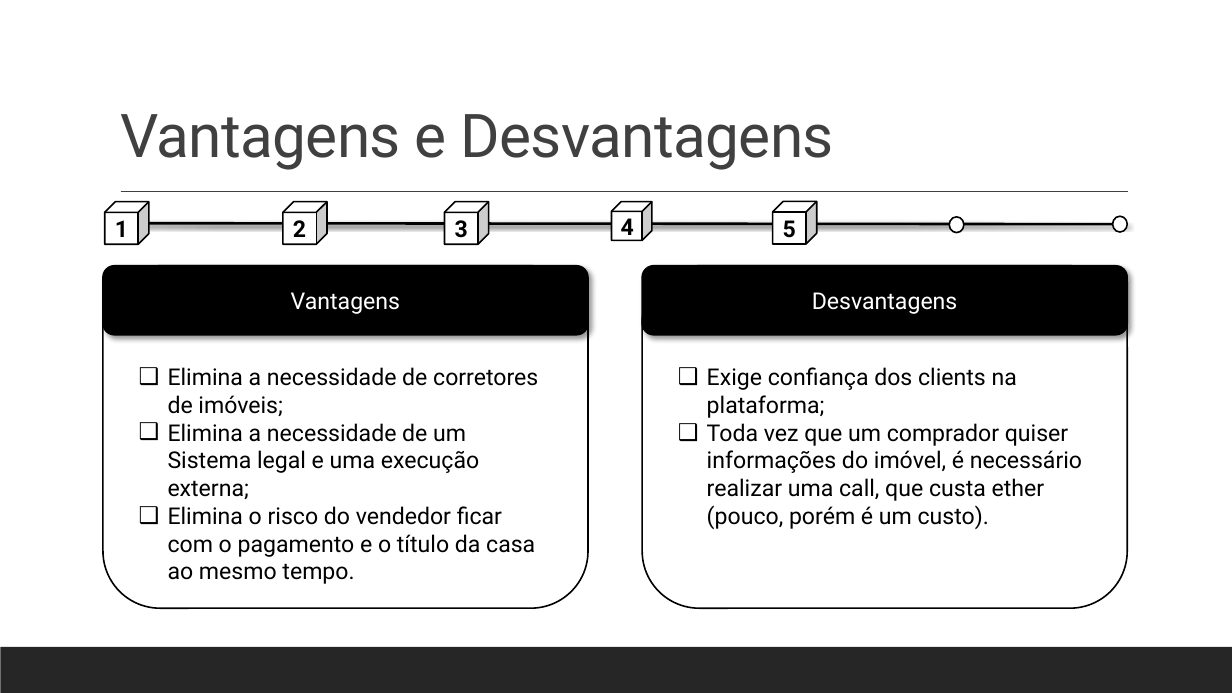
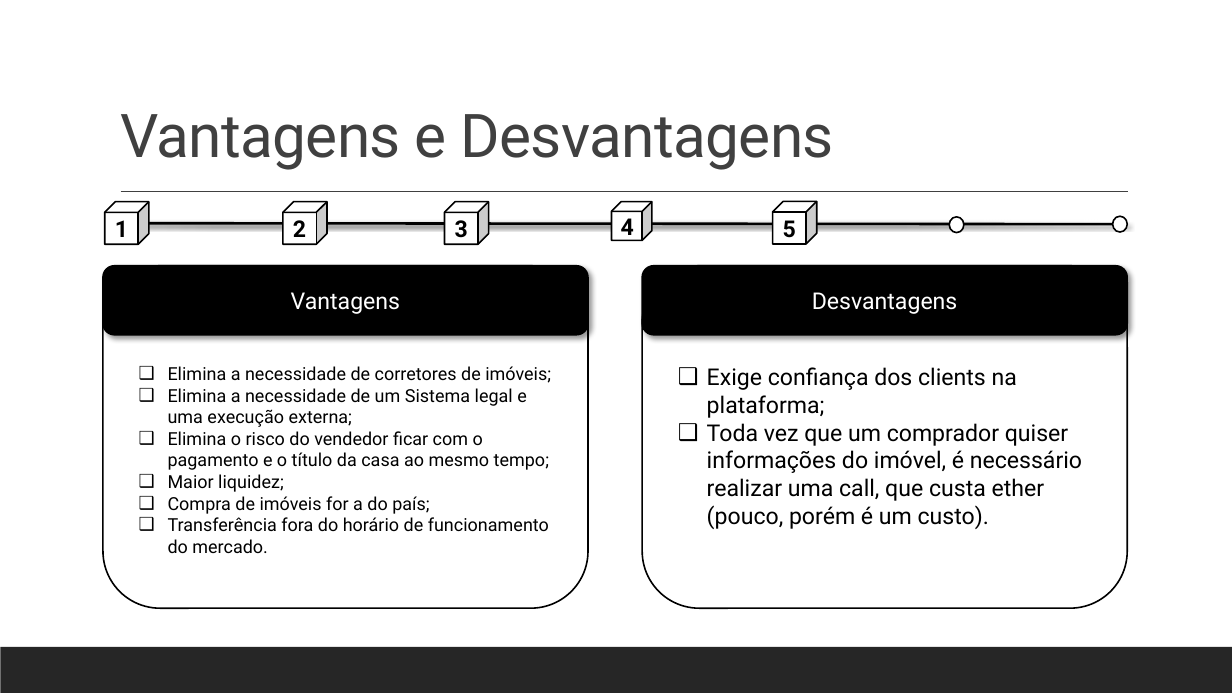
Before and after one commit to SabrinaSimao/RealEstate-Ethereum, a slide deck: slide 7 of Real Estate.pptx. Drawn at 1232x693 pixels with LibreOffice and Linux fonts; fonts in the diff are those of the drawing. Boxes give left, top, right and bottom in pixels: in the first picture for what was removed or moved away, otherwise in the second. Text is boxed around its words. In the diff, an @@ line names an element or a change of style, - is before the commit and + after.

```diff
--- a/Real Estate.pptx
+++ b/Real Estate.pptx
@@ text at (x1=168, y1=366, x2=551, y2=427): size 18 to 14 pt in "Elimina a necessidade de corretores de imóveis;", "Elimina a necessidade de um Sistema legal ..." @@
@@ text at (x1=168, y1=431, x2=549, y2=553): text changed; size 18 to 14 pt @@
-❑ Elimina o risco do vendedor ficar com o pagamento e o título da casa ao mesmo tempo.
+❑ Elimina o risco do vendedor ficar com o pagamento e o título da casa ao mesmo tempo;
+❑ Maior liquidez;
+❑ Compra de imóveis for a do país;
+❑ Transferência fora do horário de funcionamento do mercado.
```
Also in this commit, not shown: 2 other slides changed.
